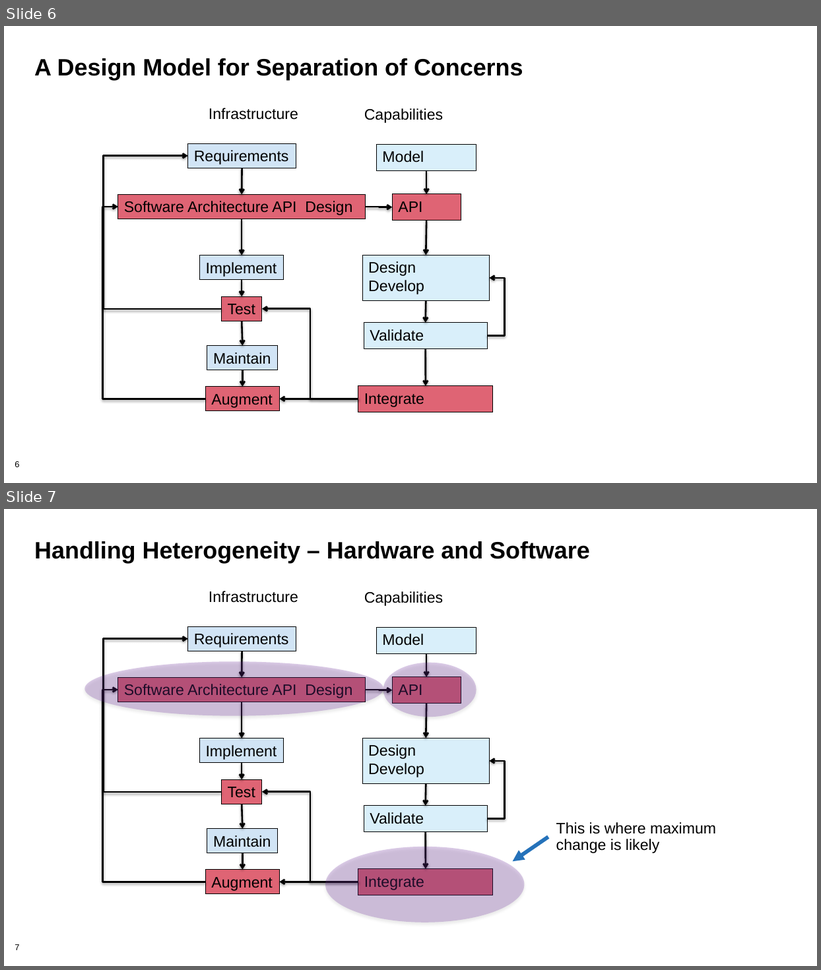
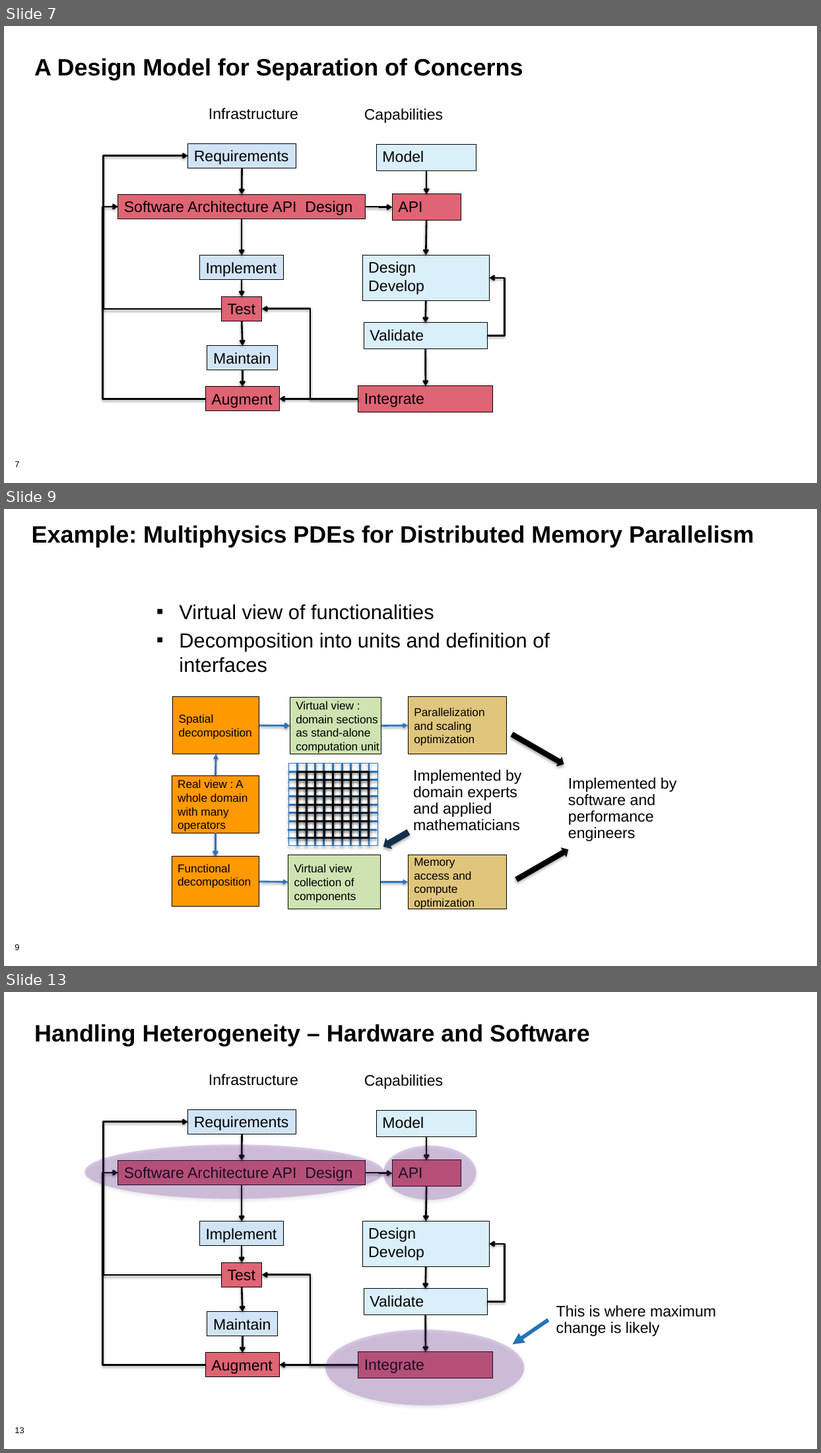
Before and after one commit to bssw-tutorial/presentations, a slide deck: design-a.pptx. Shown one above the other, each under a label of ours: slides 6 and 7 before the commit, slides 7, 9 and 13 after it; the slides between them are not shown. The pictures are 821x970 and 821x1453 pixels, drawn with LibreOffice and Linux fonts; fonts in the diff are those of the drawing; background and template pictures are left out. Boxes give left, top, right and bottom in pixels: in the first picture for what was removed or moved away, otherwise in the second. Text is boxed around its words. In the diff, an @@ line names an element or a change of style, - is before the commit and + after.

```diff
--- a/design-a.pptx
+++ b/design-a.pptx
@@ slide 9 added at (4, 509, 817, 966), background #FFFFFF; not listed: 1 template element that a slide beside it also shows @@
@@ title added at (32, 525, 754, 547), 28 pt, text #000000, bold @@
+Example: Multiphysics PDEs for Distributed Memory Parallelism
@@ text added at (179, 604, 550, 673), 24 pt, text #000000 @@
+▪ Virtual view of functionalities
+▪ Decomposition into units and definition of interfaces
@@ rectangle added at (173, 697, 259, 755), fill #FF9900, outline #000000 0.75 pt, 13.5 pt, text #000000 @@
+Spatial
+decomposition
@@ rectangle added at (290, 698, 382, 755), fill #CEE3B1, outline #000000 0.75 pt, 13.5 pt, text #000000 @@
+Virtual view :
+domain sections
+as stand-alone
+computation unit
@@ rectangle added at (408, 697, 507, 755), fill #E0C67D, outline #000000 0.75 pt, 13.5 pt, text #000000 @@
+Parallelization
+and scaling
+optimization
@@ arrow added from (259, 725) to (290, 726), #2A75BB 2 pt @@
@@ arrow added from (382, 726) to (408, 725), #2A75BB 2 pt @@
@@ down arrow added at (509, 730, 566, 770), fill #000000 @@
@@ arrow added from (216, 776) to (217, 755), #2A75BB 2 pt @@
@@ rectangle added at (172, 776, 259, 834), fill #FF9900, outline #000000 0.75 pt, 13.5 pt, text #000000 @@
+Real view : A
+whole domain
+with many
+operators
@@ group added at (288, 764, 378, 846): 32 lines, 2 rectangles @@
@@ text added at (413, 770, 521, 831), 18 pt, text #000000 @@
+Implemented by
+domain experts
+and applied
+mathematicians
@@ text added at (568, 778, 677, 842), 18 pt, text #000000 @@
+Implemented by
+software and
+performance
+engineers
@@ arrow added from (216, 834) to (216, 857), #2A75BB 2 pt @@
@@ left arrow added at (380, 827, 412, 853), fill #133049 @@
@@ down arrow added at (514, 845, 572, 885), fill #000000 @@
@@ rectangle added at (172, 857, 259, 908), fill #FF9900, outline #000000 0.75 pt, 13.5 pt, text #000000 @@
+Functional
+decomposition
@@ rectangle added at (288, 855, 381, 909), fill #CEE3B1, outline #000000 0.75 pt, 13.5 pt, text #000000 @@
+Virtual view
+collection of
+components
@@ rectangle added at (408, 855, 507, 909), fill #E0C67D, outline #000000 0.75 pt, 13.5 pt, text #000000 @@
+Memory
+access and
+compute
+optimization
@@ arrow added from (259, 882) to (288, 883), #2A75BB 2 pt @@
@@ arrow added from (381, 883) to (408, 883), #2A75BB 2 pt @@
@@ what was slide 6 is now slide 7 @@
@@ page number at (15, 462, 19, 468): text changed @@
-6
+7
@@ what was slide 7 is now slide 13 @@
@@ page number at (15, 1428, 24, 1434): text changed @@
-7
+13
```
Also in this commit, not shown: 1 slide changed, 7 other slides added, 6 slides removed.
